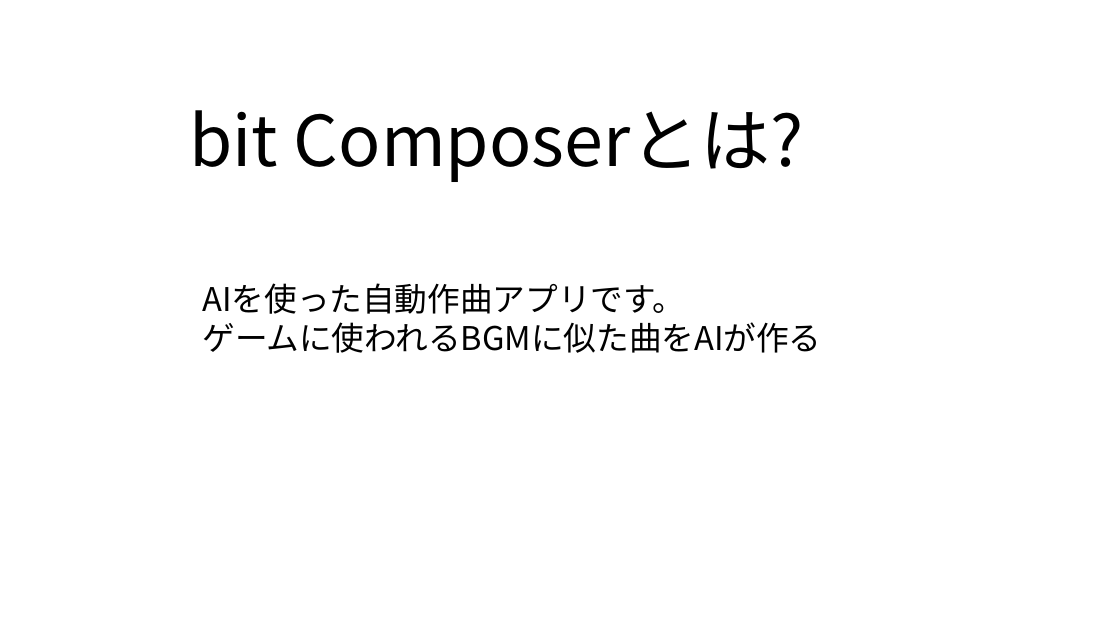
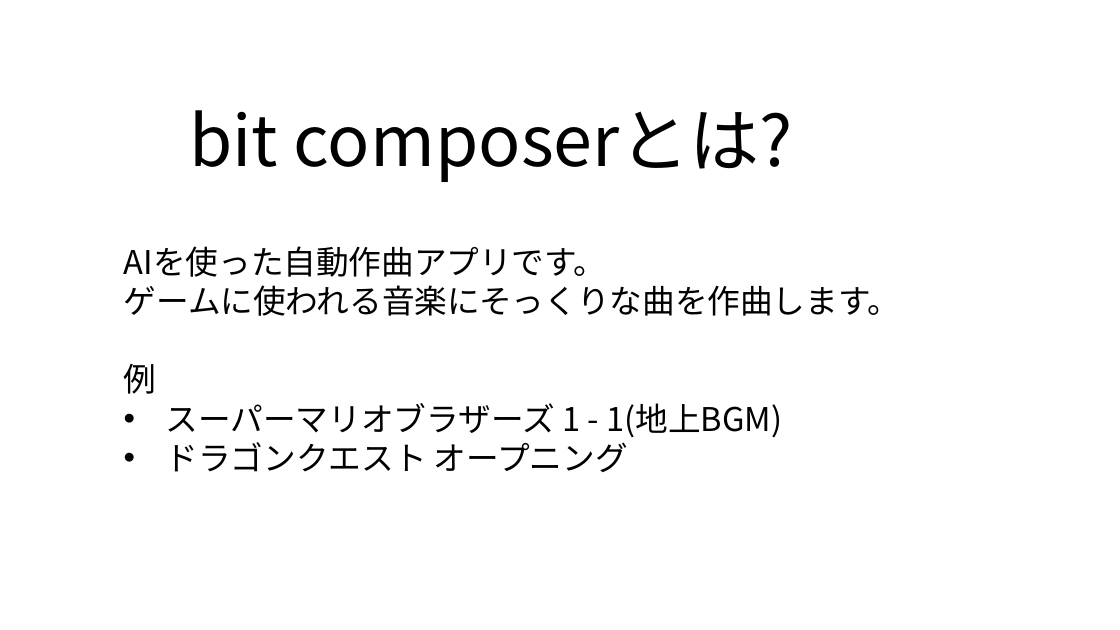
Before and after one commit to yoshitake266/bitComposer_prj, a slide deck: slide 2 of presentation/bit Composer.pptx. Drawn at 1120x630 pixels with LibreOffice and Linux fonts; fonts in the diff are those of the drawing. Boxes give left, top, right and bottom in pixels: in the first picture for what was removed or moved away, otherwise in the second. Text is boxed around its words. In the diff, an @@ line names an element or a change of style, - is before the commit and + after.

```diff
--- a/presentation/bit Composer.pptx
+++ b/presentation/bit Composer.pptx
@@ text at (189,110,793,182): text changed @@
-bit Composerとは?
+bit composerとは?
@@ text "AIを使った自動作曲アプリです。": place and size @@
-text "AIを使った自動作曲アプリです。" at (202,283,821,353)
+text "AIを使った自動作曲アプリです。" at (124,246,900,472)
@@ text at (124,285,900,472): text changed @@
-ゲームに使われるBGMに似た曲をAIが作る
+ゲームに使われる音楽にそっくりな曲を作曲します。
+例
+• スーパーマリオブラザーズ 1 - 1(地上BGM)
+• ドラゴンクエスト オープニング
```
Also in this commit, not shown: 4 other slides changed, 5 slides added, 6 slides removed, 5 other files.
